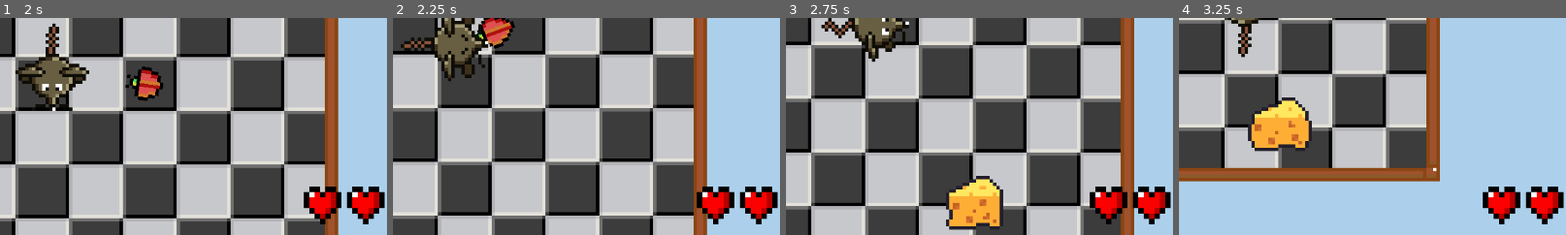
Above: before the commit, frames 1-4 (left to right).
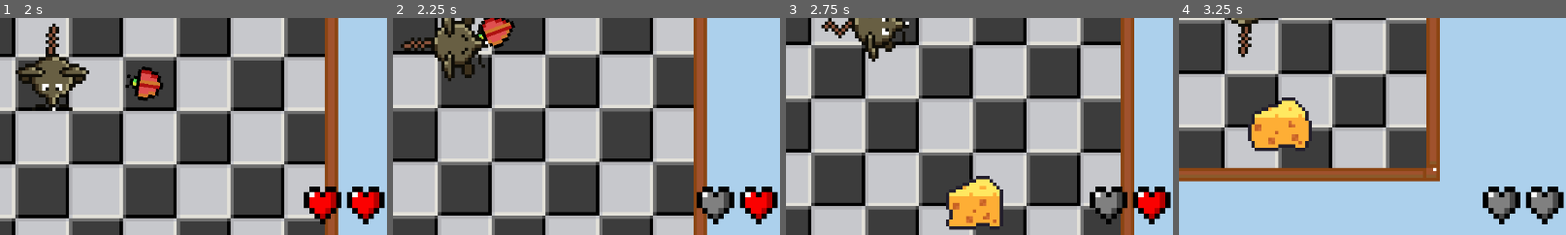
Above: after the commit, the same moments.

Repository: rasmussvala/TDDD23-Cheddar-Chase
Game: Godot game, scene res://scenes/game.tscn
Same seed, same stepped clock (60 frames per second), same inputs: the game is played once before the commit and once after it. This scene is started directly instead of the project's main scene.
Inputs:
- Up to frame 1 (2 s): tap Enter at 0.5 s; hold Right (ui_right) 0.53-1.28 s; hold Down (ui_down) from 1.28 s (still down)
- Up to frame 2 (2.25 s): release Down (ui_down) at 2.03 s; hold Right (ui_right) from 2.03 s (still down)
- Up to frame 3 (2.75 s): keep holding Right (ui_right)
- Up to frame 4 (3.25 s): release Right (ui_right) at 2.78 s; hold Up (ui_up) from 2.78 s (still down)
The pictures show only the part of the screen within x 43-93%, y 50-100%; the shares and areas given below are measured in that part.

Frame 1 is identical in both runs. In frame 2, 0.6% of the frame differs, in the area x 79-87%, y 79-93%; in frame 3, 0.6%; in frame 4, 1.2%, in the area x 79-98%, y 79-93%.

Commit message:
Update Health in HUD

Diff:
--- a/scenes/tools/hud.tscn
+++ b/scenes/tools/hud.tscn
@@ -20,17 +20,17 @@
 theme_override_font_sizes/font_size = 64
 text = "0 Cheese"
 
-[node name="Sprite2D" type="Sprite2D" parent="."]
+[node name="heart_3" type="Sprite2D" parent="."]
 position = Vector2(1104, 600)
 scale = Vector2(8, 8)
 texture = ExtResource("3_424o5")
 
-[node name="Sprite2D2" type="Sprite2D" parent="."]
+[node name="heart_2" type="Sprite2D" parent="."]
 position = Vector2(1040, 600)
 scale = Vector2(8, 8)
 texture = ExtResource("3_424o5")
 
-[node name="Sprite2D3" type="Sprite2D" parent="."]
+[node name="heart_1" type="Sprite2D" parent="."]
 position = Vector2(976, 600)
 scale = Vector2(8, 8)
 texture = ExtResource("3_424o5")
--- a/scripts/characters/mouse/player.gd
+++ b/scripts/characters/mouse/player.gd
@@ -10,8 +10,8 @@
 var attack_duration = 0.5
 
 # Variables for Health
-var max_health = 10
-var current_health = 10
+var max_health = 3
+var current_health = max_health
 var is_dead = false
 
 # knockback variables
@@ -21,6 +21,7 @@
 var knockback_strength = 200
 
 # References to nodes
+@onready var hud: CanvasLayer = %hud
 @onready var animated_sprite_2d: AnimatedSprite2D = $animated_sprite_2d
 @onready var hit_box: HitBox = $hit_box
 @onready var hurt_box: HurtBox = $hurt_box
@@ -31,6 +32,7 @@
 	hurt_box.connect("body_entered", Callable(self, "_on_hurtbox_body_entered"))
 	hit_box.disable_hitbox()  # Ensure hitbox is disabled initially
 	hurt_box.enable_hurtbox()  # Ensure hurtbox is enabled initially
+	hud.update_health(current_health) # Initialize health in HUD
 
 func _process(delta):
 	if is_dead:
@@ -140,6 +142,7 @@
 		return
 
 	current_health -= amount
+	hud.update_health(current_health)
 
 	if current_health <= 0:
 		die()
--- a/scripts/hud.gd
+++ b/scripts/hud.gd
@@ -1,6 +1,21 @@
 extends CanvasLayer
 
 @onready var score_label: Label = $score_label
+@onready var heart_1: Sprite2D = $heart_1
+@onready var heart_2: Sprite2D = $heart_2
+@onready var heart_3: Sprite2D = $heart_3
+
+var heart_filled: Texture2D = preload("res://assets/heart/heart-filled.png")
+var heart_empty: Texture2D = preload("res://assets/heart/heart-empty.png")
 
 func update_score(score) -> void:
 	score_label.text = str(score) + " Cheese"
+
+func update_health(health) -> void:
+	var hearts = [heart_3, heart_2, heart_1]
+
+	for i in range(hearts.size()):
+		if i < health:
+			hearts[i].texture = heart_filled
+		else:
+			hearts[i].texture = heart_empty
Renamed: assets/heart/heart-unfilled.png -> assets/heart/heart-empty.png
